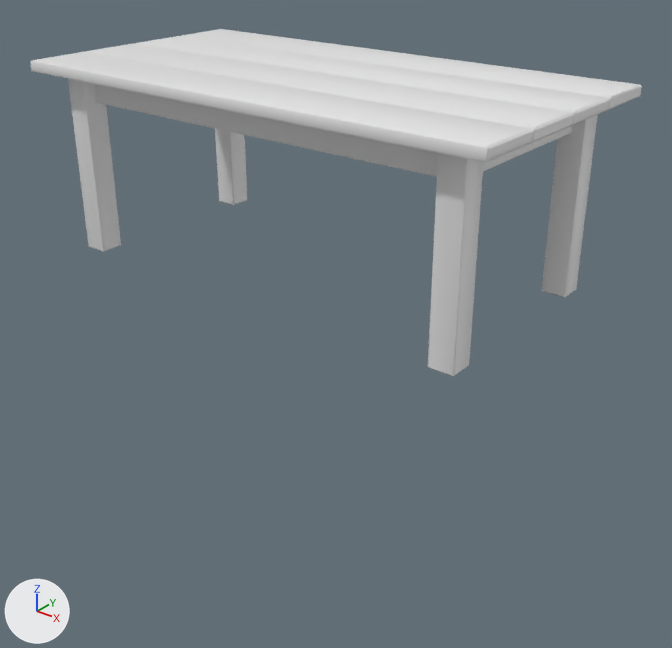
The glTF model resources/models/table.glb as it was, and as the next commit left it.
Rendered twice from a 50 mm lens placed at (2.12, -2.55, 1.36), pointed at (0.1, -0.03, -0.2). Arrows for +X, +Y and +Z are at lower left; the lights stay in place. Vertices at the same position are counted once.

Names of what the first picture shows: 'Table'.
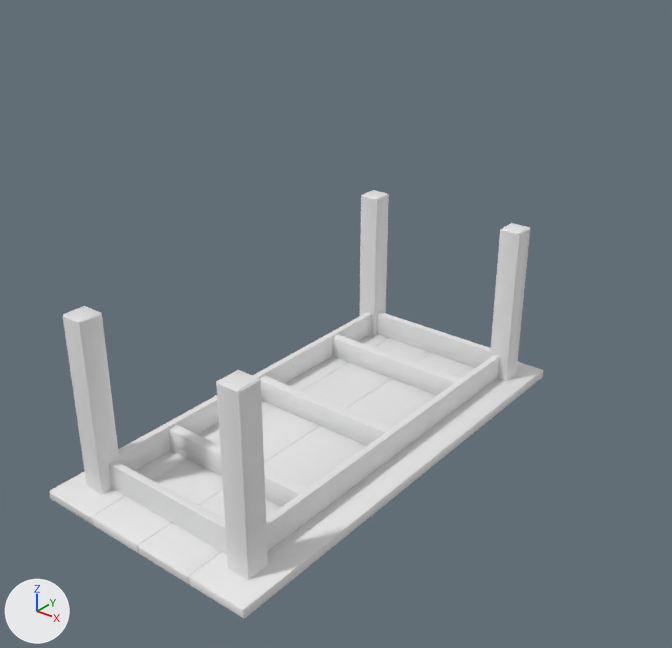
Diff of the bpy script that builds the scene:
```diff
--- a/resources/models/table.glb.py
+++ b/resources/models/table.glb.py
@@ me_table @@
 # used by ob_table; location = (0.0, 0.0, 0.0)
-me_table.from_pydata(...)  # 639 vertices, 1056 faces; spans x -0.97..0.97, y -0.5..0.5, z 0.0..0.74
+me_table.from_pydata(...)  # 639 vertices, 1056 faces; spans x -0.5..0.5, y -0.99..1.01, z -0.25..0.5
+# me_table part 1: the loose piece of 279 vertices spanning x -0.97..0.97, y -0.5..0.5, z 0.7..0.74 is multiplied about its middle by the matrix ((0.0, -1.004, 0.0), (-1.03, 0.0, 0.0), (0.0, 0.0, -1.018)), then moved by (0.0, 0.01, -0.94)
+# me_table part 2: the loose piece of 24 vertices spanning x -0.77..0.77, y -0.37..-0.34, z 0.59..0.69 is scaled about its middle by (0.447, -1.54, -0.917), then moved by (0.0, 0.88, -0.8)
+# me_table part 3: the loose piece of 24 vertices spanning x -0.02..0.02, y -0.34..0.34, z 0.6..0.7 is multiplied about its middle by the matrix ((0.0, -1.0, 0.0), (-1.0, 0.0, 0.0), (0.0, 0.0, -1.0)), then moved by (0.0, -0.5, -0.8)
+# me_table part 4: the loose piece of 24 vertices spanning x 0.48..0.52, y -0.34..0.34, z 0.6..0.7 is multiplied about its middle by the matrix ((0.0, -1.0, 0.0), (-1.0, 0.0, 0.0), (0.0, 0.0, -1.0)), then moved by (-0.5, 0.01, -0.8)
+# me_table part 5: the loose piece of 24 vertices spanning x -0.52..-0.48, y -0.34..0.34, z 0.6..0.7 is scaled about its middle by (-0.669, 2.31, -1.13), then moved by (0.86, 0.01, -0.8)
+# me_table part 6: the loose piece of 24 vertices spanning x -0.77..0.77, y 0.34..0.37, z 0.59..0.69 is multiplied about its middle by the matrix ((0.0, -1.03, 0.0), (-1.03, 0.0, 0.0), (0.0, 0.0, -1.03)), then moved by (-0.36, -0.34, -0.79)
+# me_table part 7: a new loose piece of 48 vertices spanning x 0.33..0.42, y -0.88..-0.78, z -0.23..0.5, in mat_default_obj_001 (white #e7e7e7)
+# me_table part 8: a new loose piece of 48 vertices spanning x -0.42..-0.32, y -0.88..-0.78, z -0.23..0.5, in mat_default_obj_001 (white #e7e7e7)
+# me_table part 9: a new loose piece of 48 vertices spanning x -0.42..-0.32, y 0.81..0.91, z -0.23..0.5, in mat_default_obj_001 (white #e7e7e7)
+# me_table part 10: a new loose piece of 48 vertices spanning x 0.33..0.42, y 0.81..0.91, z -0.23..0.5, in mat_default_obj_001 (white #e7e7e7)
+# me_table part 11: a new loose piece of 24 vertices spanning x -0.32..0.33, y -0.83..-0.8, z -0.21..-0.09, in mat_default_obj_001 (white #e7e7e7)
+# me_table part 12: a new loose piece of 24 vertices spanning x -0.32..0.33, y 0.83..0.86, z -0.21..-0.09, in mat_default_obj_001 (white #e7e7e7)
+# me_table part 13: 6 loose pieces with 240 vertices, spanning x -0.87..0.87, y -0.42..0.42, z 0.0..0.72, are deleted
 me_table.materials.append(mat_default_obj_001)
@@ ob_table @@
 ob_table = bpy.data.objects.new('Table', me_table)
-ob_table.location = (0.0, 0.0, 0.0)
+ob_table.location = (0.0, 0.0, -0.5)
```

Location of each change, [x1, y1, x2, y2] in pixels of the pictures (672 x 648 px; the box of a moved part takes in the faces that stretch with it):
'Table', reshaped, moved (19% narrower, 24% taller): before [30, 29, 642, 376]; after [49, 190, 543, 619]
part 1 of me_table, moved or reshaped: before [30, 29, 642, 162]; after [49, 334, 543, 619]
part 2 of me_table, moved or reshaped: before [94, 84, 438, 177]; after [333, 334, 461, 395]
part 3 of me_table, moved or reshaped (not visible before): after [169, 425, 308, 507]
part 4 of me_table, moved or reshaped (not visible before): after [260, 376, 391, 446]
part 5 of me_table, moved or reshaped (not visible before): after [266, 355, 499, 551]
part 6 of me_table, moved or reshaped (not visible before): after [118, 313, 371, 471]
part 7 of me_table, added: after [216, 370, 268, 580]
part 8 of me_table, added: after [63, 306, 120, 494]
part 9 of me_table, added: after [360, 190, 389, 335]
part 10 of me_table, added: after [490, 223, 530, 381]
part 11 of me_table, added: after [109, 460, 227, 554]
part 12 of me_table, added: after [377, 312, 491, 368]
part 13 of me_table, deleted: before [68, 79, 598, 376]
